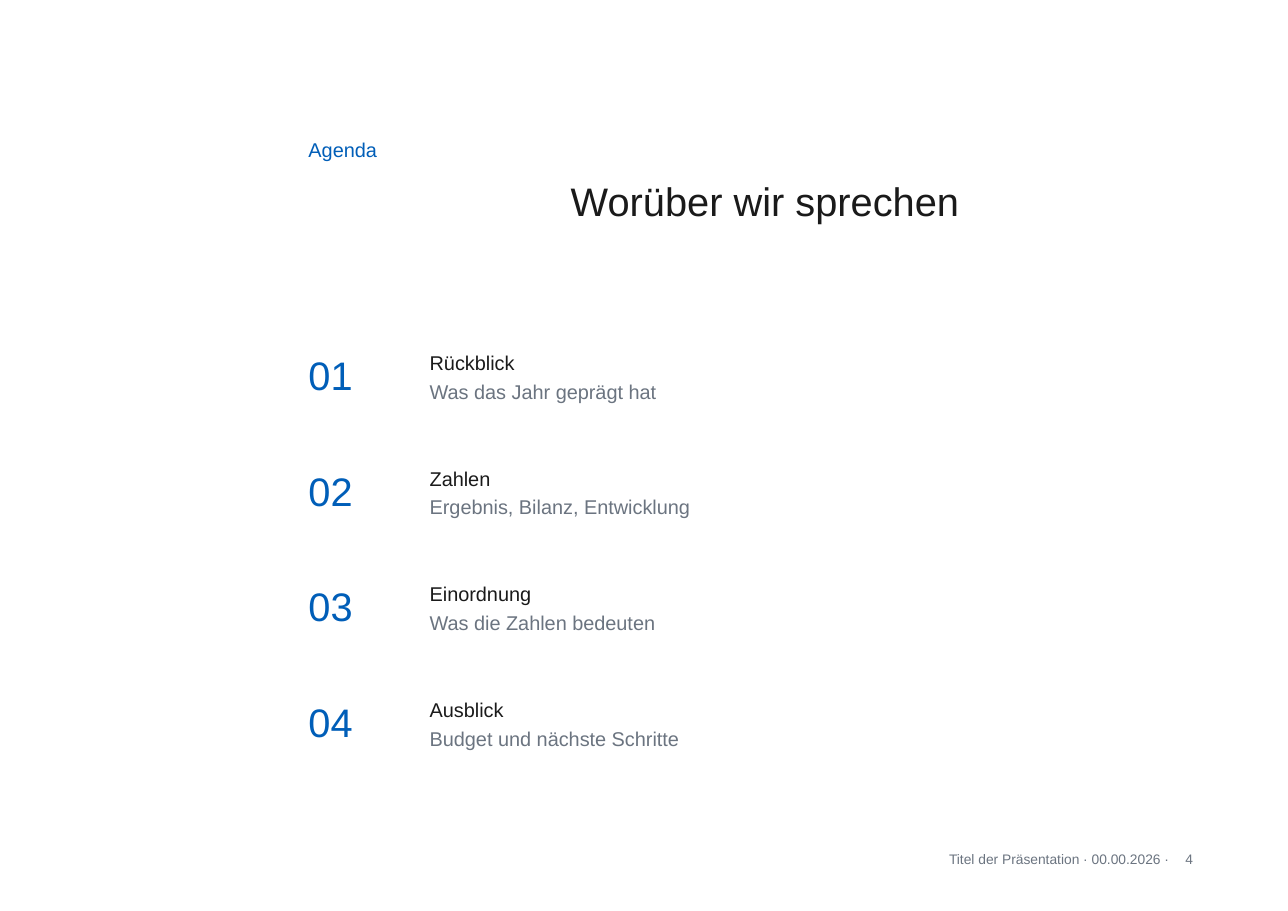
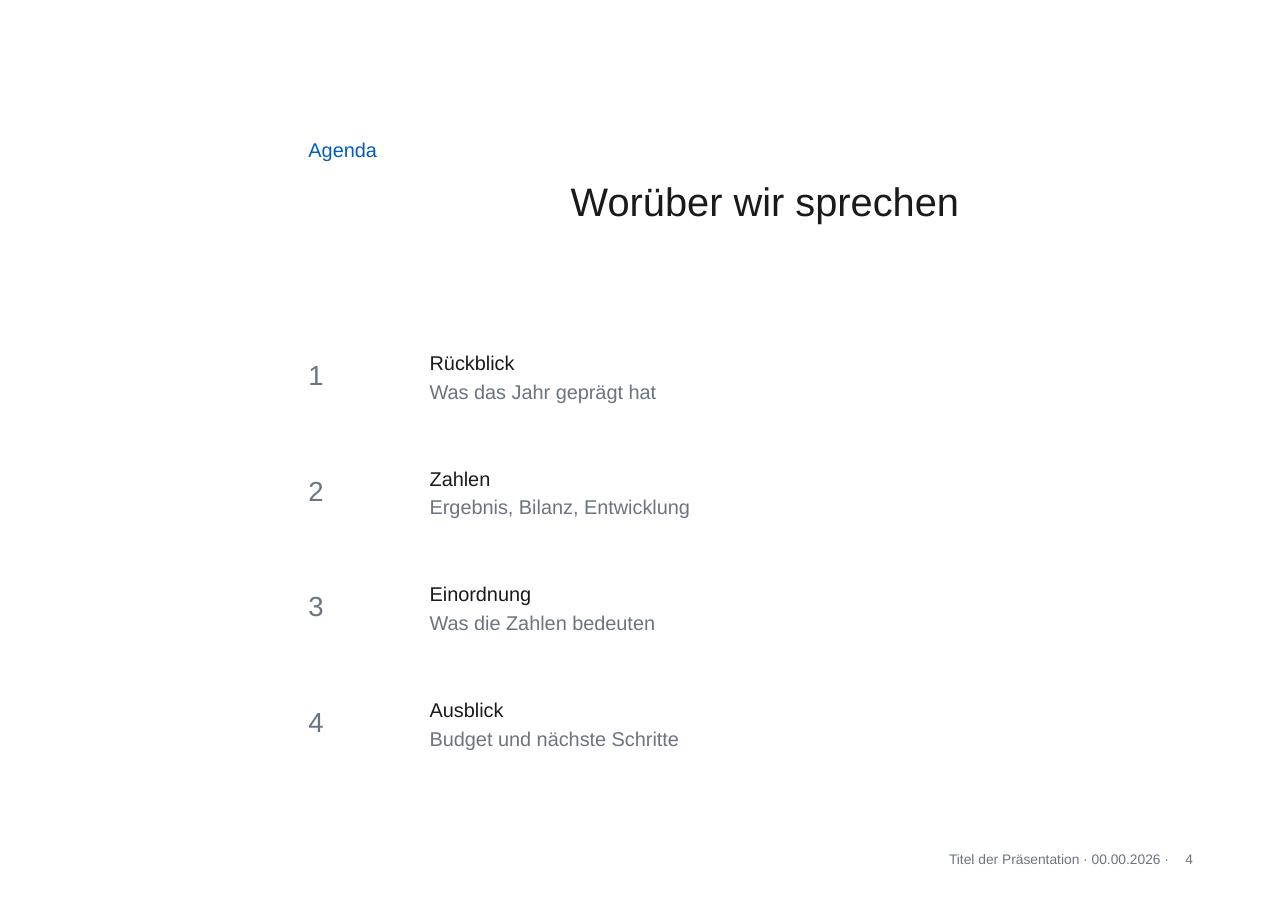
Before and after one commit to phtok/goeloggen, a slide deck: slide 4 of assets/templates/GoetheanumVorlageA4.pptx. Drawn at 1288x911 pixels with LibreOffice and Linux fonts; fonts in the diff are those of the drawing; background and template pictures are left out. Boxes give left, top, right and bottom in pixels: in the first picture for what was removed or moved away, otherwise in the second. Text is boxed around its words. In the diff, an @@ line names an element or a change of style, - is before the commit and + after.

```diff
--- a/assets/templates/GoetheanumVorlageA4.pptx
+++ b/assets/templates/GoetheanumVorlageA4.pptx
@@ text at <box>308,366,323,385</box>: text changed; size 26 to 18 pt; text colour #005EB8 to #6B7480 @@
-01
+1
@@ text at <box>308,482,323,501</box>: text changed; size 26 to 18 pt; text colour #005EB8 to #6B7480 @@
-02
+2
@@ text at <box>308,597,323,616</box>: text changed; size 26 to 18 pt; text colour #005EB8 to #6B7480 @@
-03
+3
@@ text at <box>308,713,323,732</box>: text changed; size 26 to 18 pt; text colour #005EB8 to #6B7480 @@
-04
+4
```
Also in this commit, not shown: 3 other slides changed, 1 other file.
